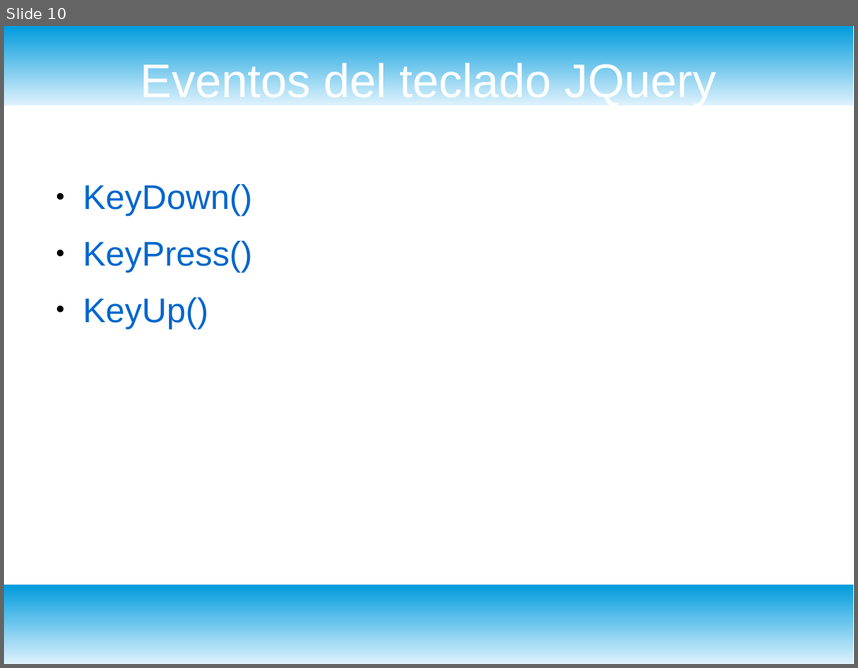
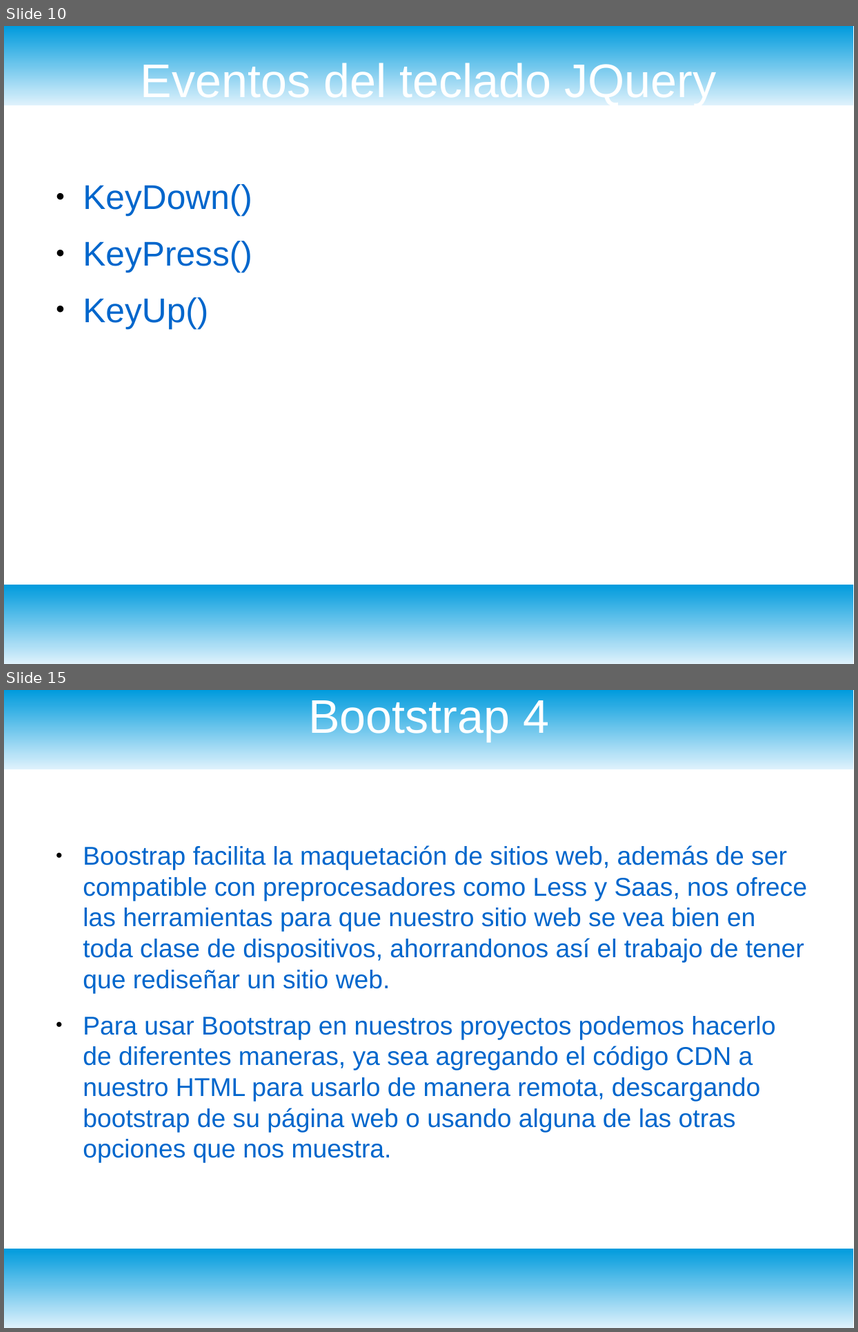
Before and after one commit to alan2h/dydweb, a slide deck: jquery/presentacion.odp. Shown one above the other, each under a label of ours: slide 10 before the commit, slides 10 and 15 after it; the slides between them are not shown. The pictures are 858x668 and 858x1332 pixels, drawn with LibreOffice and Linux fonts; fonts in the diff are those of the drawing. Boxes give left, top, right and bottom in pixels: in the first picture for what was removed or moved away, otherwise in the second. Text is boxed around its words. In the diff, an @@ line names an element or a change of style, - is before the commit and + after.

Commit message:
se sube bootstrap 4

```diff
--- a/jquery/presentacion.odp
+++ b/jquery/presentacion.odp
@@ slide 15 added at bbox=[4, 690, 854, 1328], background #FFFFFF; not listed: 2 template elements that a slide beside it also shows @@
@@ title added at bbox=[308, 695, 549, 741], 44 pt, text #FFFFFF @@
+Bootstrap 4
@@ text added at bbox=[83, 845, 808, 1163], 24 pt, text #0066CC @@
+● Boostrap facilita la maquetación de sitios web, además de ser compatible con preprocesadores como Less y Saas, nos ofrece las herramientas para que nuestro sitio web se vea bien en toda clase de dispositivos, ahorrandonos así el trabajo de tener que rediseñar un sitio web.
+● Para usar Bootstrap en nuestros proyectos podemos hacerlo de diferentes maneras, ya sea agregando el código CDN a nuestro HTML para usarlo de manera remota, descargando bootstrap de su página web o usando alguna de las otras opciones que nos muestra.
```
Also in this commit, not shown: 4 other slides added, 27 other files.
